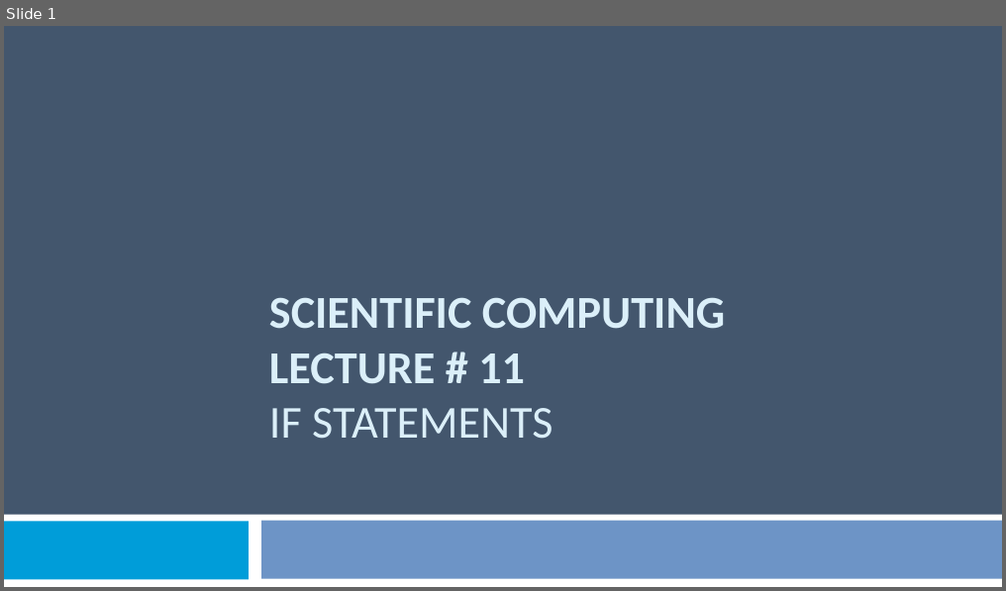
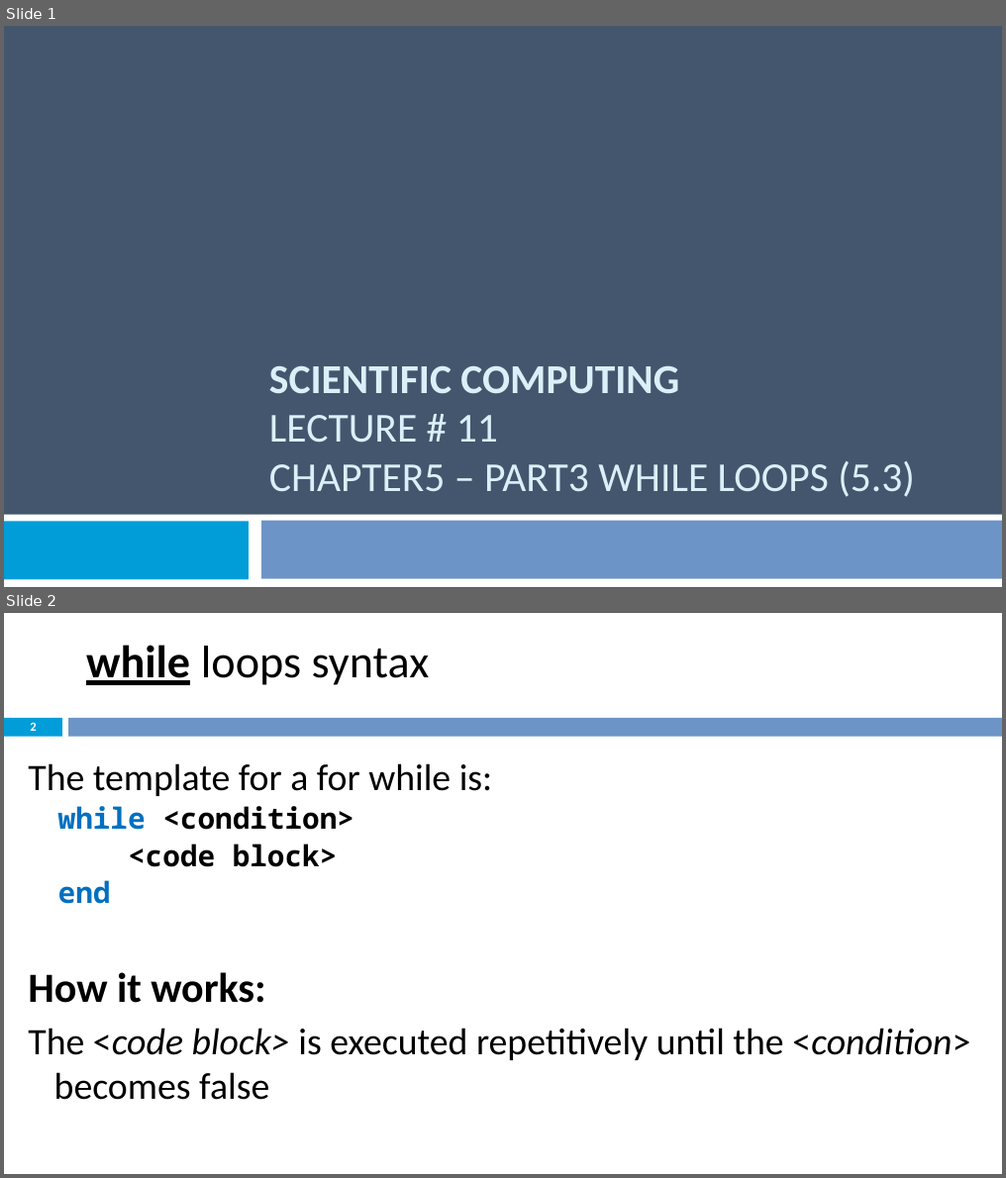
Before and after one commit to Emadalsuwat/emadalsuwat.github.io, a slide deck: scientificcomputing/lecture 11.pptx. Shown one above the other, each under a label of ours: slide 1 before the commit, slides 1 and 2 after it. The pictures are 1006x591 and 1006x1178 pixels, drawn with LibreOffice and Linux fonts; fonts in the diff are those of the drawing. Boxes give left, top, right and bottom in pixels: in the first picture for what was removed or moved away, otherwise in the second. Text is boxed around its words. In the diff, an @@ line names an element or a change of style, - is before the commit and + after.

```diff
--- a/scientificcomputing/lecture 11.pptx
+++ b/scientificcomputing/lecture 11.pptx
@@ slide 2 added at (4,613,1002,1174), background #FFFFFF @@
@@ text added at (86,645,430,685), 44 pt, text #000000 @@
+while loops syntax
@@ rectangle added at (4,718,62,737), fill #009DD9 @@
@@ page number added at (30,722,36,731), 12 pt, text #FFFFFF, bold @@
+2
@@ rectangle added at (68,718,1002,737), fill #6D94C6 @@
@@ text added at (28,763,970,1100), 36 pt, text #000000 @@
+The template for a for while is:
+  while <condition>
+  <code block>
+  end
+How it works:
+The <code block> is executed repetitively until the <condition> becomes false
@@ slide 1 changed as well @@
@@ title at (269,367,915,497): text changed; size 44 to 39.6 pt; bold off @@
-SCIENTIFIC COMPUTING
-LECTURE # 11
-IF STATEMENTS
+SCIENTIFIC COMPUTING
+LECTURE # 11
+CHAPTER5 – PART3 WHILE LOOPS (5.3)
```
Also in this commit, not shown: 18 other slides added, 33 slides removed, 3 other files.
